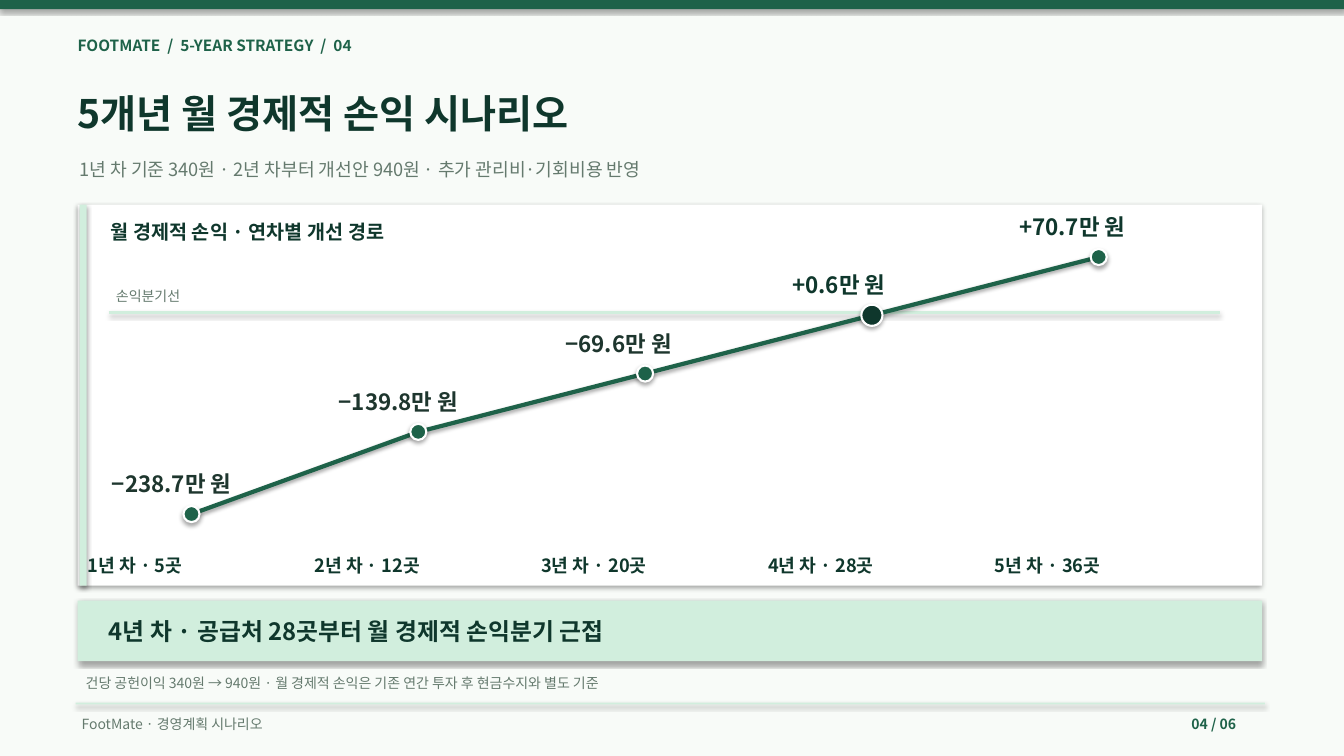
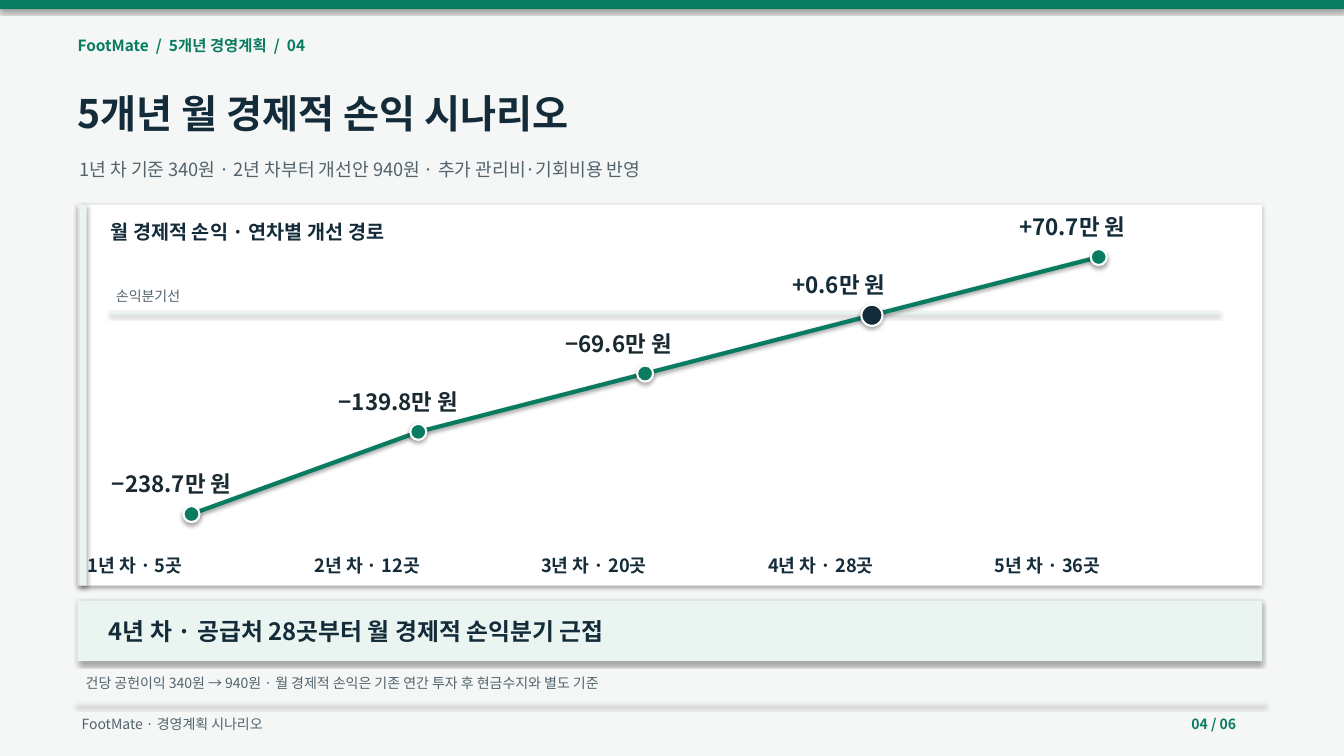
Before and after one commit to dohyunkimmm/footmate, a slide deck: slide 4 of src/case-study/downloads/footmate_5year_strategy.pptx. Drawn at 1344x756 pixels with LibreOffice and Linux fonts; fonts in the diff are those of the drawing. Boxes give left, top, right and bottom in pixels: in the first picture for what was removed or moved away, otherwise in the second. Text is boxed around its words. In the diff, an @@ line names an element or a change of style, - is before the commit and + after.

```diff
--- a/src/case-study/downloads/footmate_5year_strategy.pptx
+++ b/src/case-study/downloads/footmate_5year_strategy.pptx
@@ rectangle at [0,0,1344,756]: fill #F8FBF8 to #F5F7F6 @@
@@ text at [78,38,305,53]: text changed; text colour #1E6249 to #087B60 @@
-FOOTMATE / 5-YEAR STRATEGY / 04
+FootMate / 5개년 경영계획 / 04
@@ line (872, 316) - (1099, 257): stroke #1E6249 3 pt to #087B60 3 pt @@
@@ fill #1E6249 to #087B60 in 5 elements at [0,0,1344,9], [184,506,200,522], [410,423,426,440], [637,366,653,382], [1091,249,1107,265] @@
@@ line (109, 313) - (1220, 313): stroke #D1EEDD 1.5 pt to #EAF5F1 1.5 pt @@
@@ text colour #1E362E to #1B2931 in 3 elements at [112,473,232,498], [339,391,458,412], [565,333,672,354] @@
@@ line (645, 374) - (872, 316): stroke #1E6249 3 pt to #087B60 3 pt @@
@@ ellipse at [861,304,882,326]: fill #0F372C to #142C39 @@
@@ line (418, 432) - (645, 374): stroke #1E6249 3 pt to #087B60 3 pt @@
@@ line (192, 514) - (418, 432): stroke #1E6249 3 pt to #087B60 3 pt @@
@@ fill #D1EEDD to #EAF5F1 in 3 elements at [76,703,1265,705], [80,205,87,586], [78,601,1262,661] @@
@@ text colour #0F372C to #142C39 in 3 elements at [88,556,182,574], [792,274,886,295], [109,620,603,642] @@
@@ text colour #657A6E to #52636D in 4 elements at [80,161,640,178], [82,717,262,730], [116,289,180,302], [86,676,599,689] @@
@@ text "04 / 06" at [1191,718,1236,729]: text colour #1E6249 to #087B60 @@
```
Also in this commit, not shown: 5 other slides changed, 8 other files.
